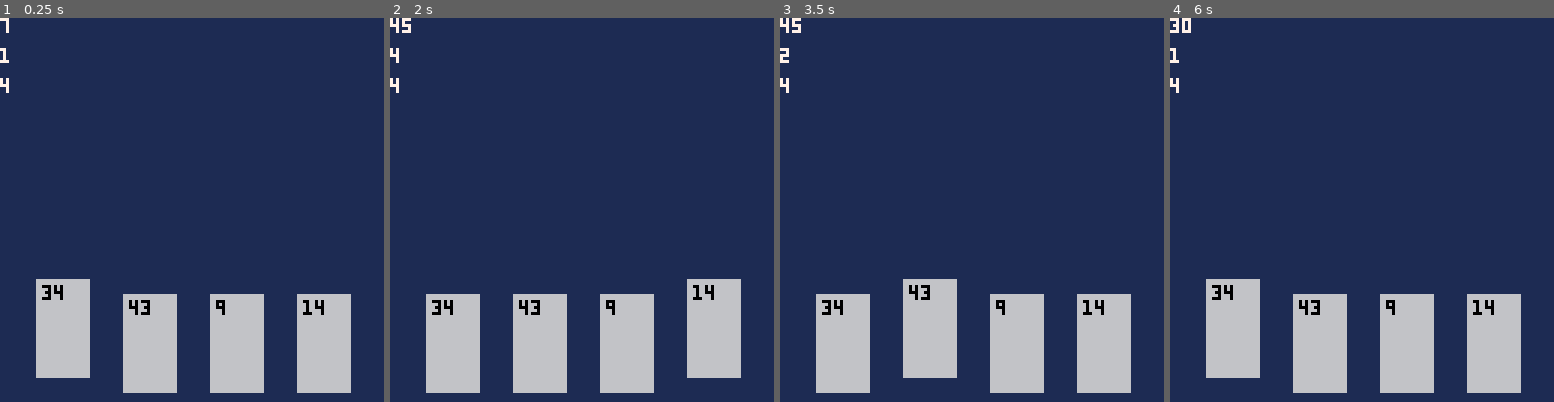
Above: before the commit, frames 1-4 (left to right).
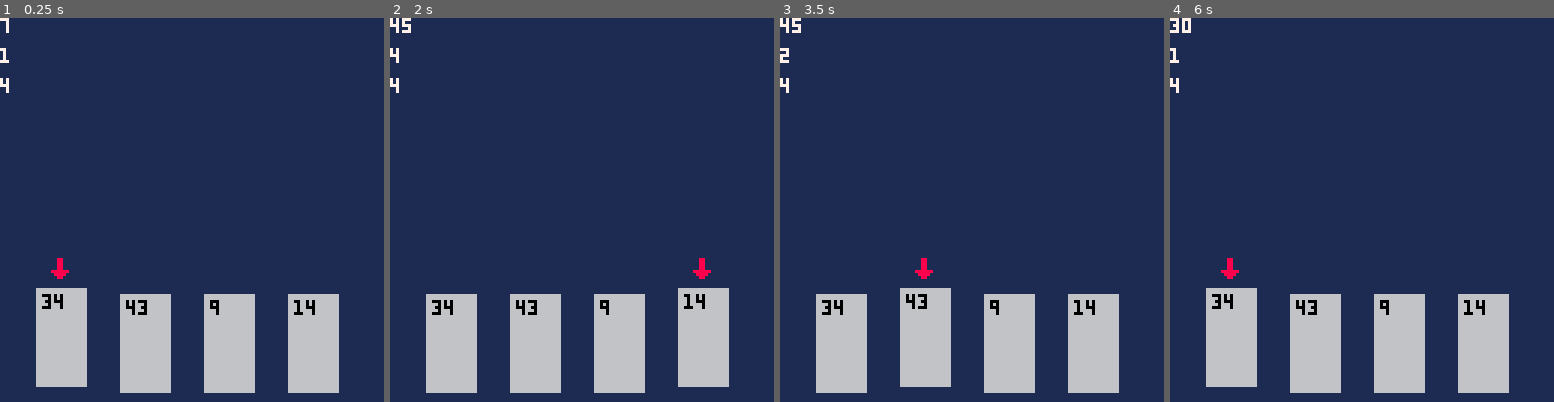
Above: after the commit, the same moments.

Repository: camden/minidom
Game: PICO-8 cartridge dom.p8
The game is run twice, just before and just after one commit, with the same random seed, the same clock (stepped at 60 frames per second) and the same inputs.
Inputs:
- Up to frame 1 (0.25 s): no input
- Up to frame 2 (2 s): tap X (X key) at 1.07 s; hold Left from 1.97 s (still down)
- Up to frame 3 (3.5 s): tap X (X key) every 0.33 s from 2.07 to 3.4 s; release Left at 2.37 s; hold Right from 2.87 s (still down)
- Up to frame 4 (6 s): release Right at 3.53 s; tap X (X key) every 0.33 s from 3.73 to 5.73 s; hold Right 4.13-4.53 s; hold Left 5.13-5.8 s

The runs differ from the first frame. In frame 1, 4.5% of the frame differs, in the area x 9-92%, y 62-98%; in frame 2, 4.2%; in frame 3, 4.4%; in frame 4, 4.5%.

Commit message:
added arrow

Diff:
--- a/dom.p8
+++ b/dom.p8
@@ -2,10 +2,10 @@
 version 14
 __lua__
 
--- Constants
+-- constants
 max_hand_size = 4
 
--- Vars
+-- vars
 dbg1 = ''
 dbg2 = ''
 dbg3 = ''
@@ -17,7 +17,7 @@
 
 selected_card_in_hand = 1
 
--- Special Callbacks
+-- special callbacks
 function _init()
   put_cards_in_deck()
   put_cards_in_hand()
@@ -53,7 +53,7 @@
   debug(0, 0)
 end
 
--- Input Functions ---------------------------------------------
+-- input functions ---------------------------------------------
 function pressed_left()
   selected_card_in_hand = previdx(selected_card_in_hand, len(hand))
 end
@@ -62,7 +62,7 @@
   selected_card_in_hand = nextidx(selected_card_in_hand, len(hand))
 end
 
--- Drawing Functions ---------------------------------------------
+-- drawing functions ---------------------------------------------
 
 -- note: 4 cards in hand max
 function draw_hand()
@@ -73,7 +73,7 @@
 end
 
 function draw_card(card, card_idx)
-  local card_w = 17
+  local card_w = 16
   local card_h = 32
   local card_spacing = 12
   local card_spacing_vert = 4
@@ -82,14 +82,15 @@
 
   -- also check for mode == selecting
   if selected_card_in_hand == card_idx then
-    y0 -= 5
+    y0 -= 2
+    spr(1, x0 + 4, y0 - 10)
   end
 
   rectfill(x0, y0, x0 + card_w, y0 + card_h, 6)
   print(card.value, x0 + 2, y0 + 2, 0)
 end
 
--- Utility Functions ---------------------------------------------
+-- utility functions ---------------------------------------------
 
 -- returns the next index, looping over max
 -- 1,3 -> 2
@@ -157,13 +158,13 @@
 end
 
 __gfx__
-00000000000000000000000000000000000000000000000000000000000000000000000000000000000000000000000000000000000000000000000000000000
-00000000000000000000000000000000000000000000000000000000000000000000000000000000000000000000000000000000000000000000000000000000
-00700700000000000000000000000000000000000000000000000000000000000000000000000000000000000000000000000000000000000000000000000000
-00077000000000000000000000000000000000000000000000000000000000000000000000000000000000000000000000000000000000000000000000000000
-00077000000000000000000000000000000000000000000000000000000000000000000000000000000000000000000000000000000000000000000000000000
-00700700000000000000000000000000000000000000000000000000000000000000000000000000000000000000000000000000000000000000000000000000
-00000000000000000000000000000000000000000000000000000000000000000000000000000000000000000000000000000000000000000000000000000000
+00000000000880000000000000000000000000000000000000000000000000000000000000000000000000000000000000000000000000000000000000000000
+00000000000880000000000000000000000000000000000000000000000000000000000000000000000000000000000000000000000000000000000000000000
+00700700000880000000000000000000000000000000000000000000000000000000000000000000000000000000000000000000000000000000000000000000
+00077000000880000000000000000000000000000000000000000000000000000000000000000000000000000000000000000000000000000000000000000000
+00077000088888800000000000000000000000000000000000000000000000000000000000000000000000000000000000000000000000000000000000000000
+00700700008888000000000000000000000000000000000000000000000000000000000000000000000000000000000000000000000000000000000000000000
+00000000000880000000000000000000000000000000000000000000000000000000000000000000000000000000000000000000000000000000000000000000
 00000000000000000000000000000000000000000000000000000000000000000000000000000000000000000000000000000000000000000000000000000000
 00000000000000000000000000000000000000000000000000000000000000000000000000000000000000000000000000000000000000000000000000000000
 00000000000000000000000000000000000000000000000000000000000000000000000000000000000000000000000000000000000000000000000000000000
